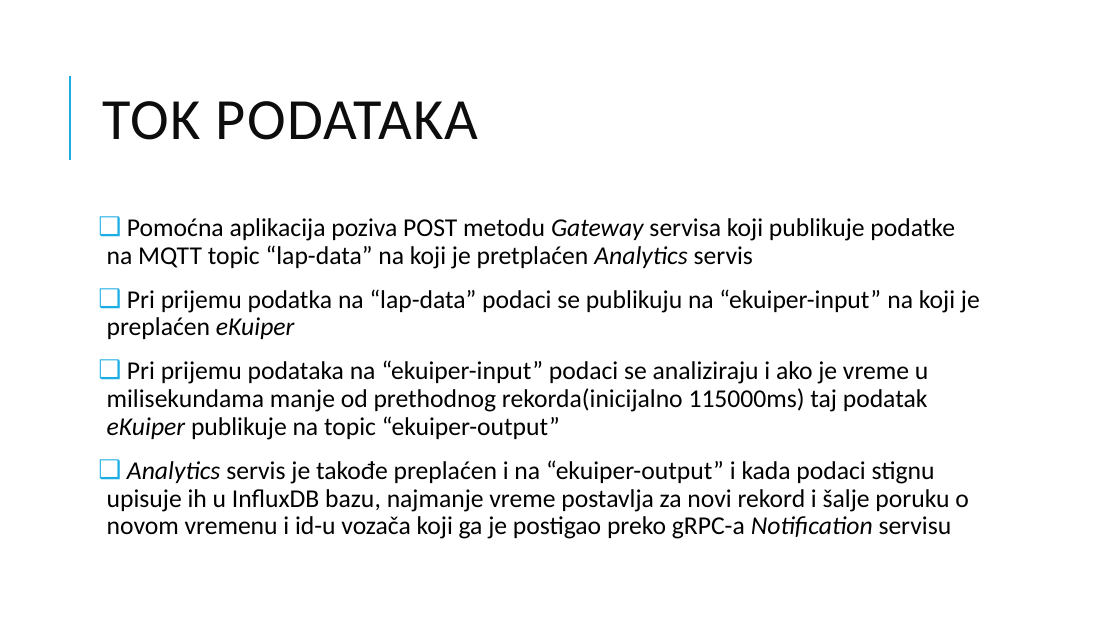
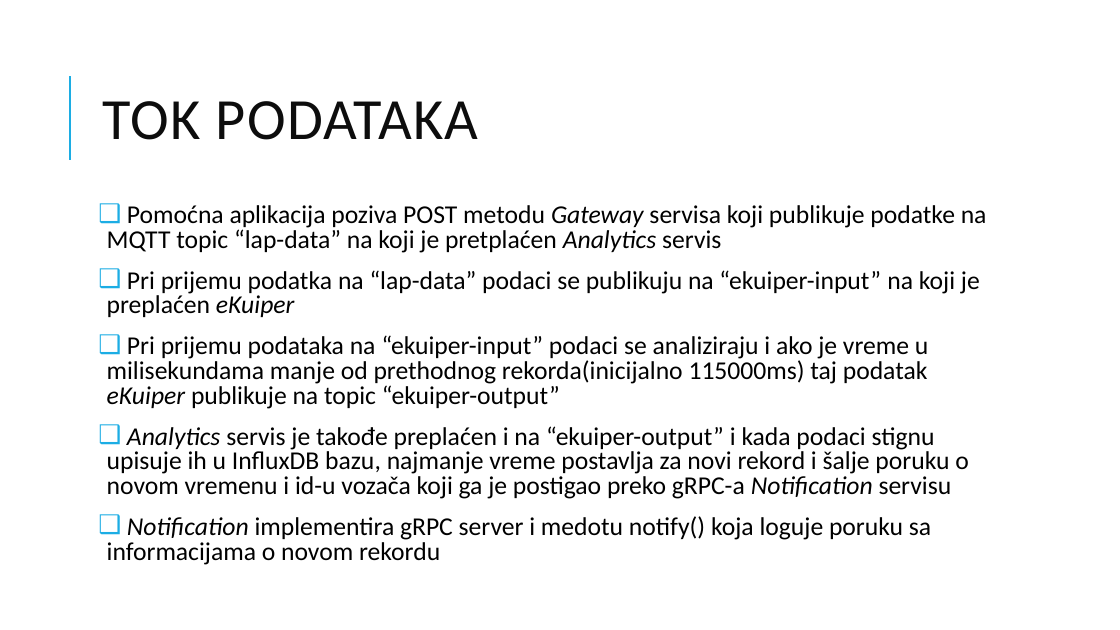
Before and after one commit to miljanasimic/SOA-Projekat, a slide deck: slide 9 of Prezentacija projekta/Prezentacija.pptx. Drawn at 1120x630 pixels with LibreOffice and Linux fonts; fonts in the diff are those of the drawing. Boxes give left, top, right and bottom in pixels: in the first picture for what was removed or moved away, otherwise in the second. Text is boxed around its words. In the diff, an @@ line names an element or a change of style, - is before the commit and + after.

```diff
--- a/Prezentacija projekta/Prezentacija.pptx
+++ b/Prezentacija projekta/Prezentacija.pptx
@@ text "Pomoćna aplikacija poziva POST metodu ..." moved from (x1=107, y1=218, x2=980, y2=539) to (x1=107, y1=205, x2=987, y2=565) @@
@@ text at (x1=107, y1=205, x2=987, y2=499): line spacing 0.9 to 0.8 @@
@@ text at (x1=107, y1=516, x2=931, y2=565): paragraph added @@
+❑ Notification implementira gRPC server i medotu notify() koja loguje poruku sa informacijama o novom rekordu
```
Also in this commit, not shown: 5 other slides changed, 1 slide added.
